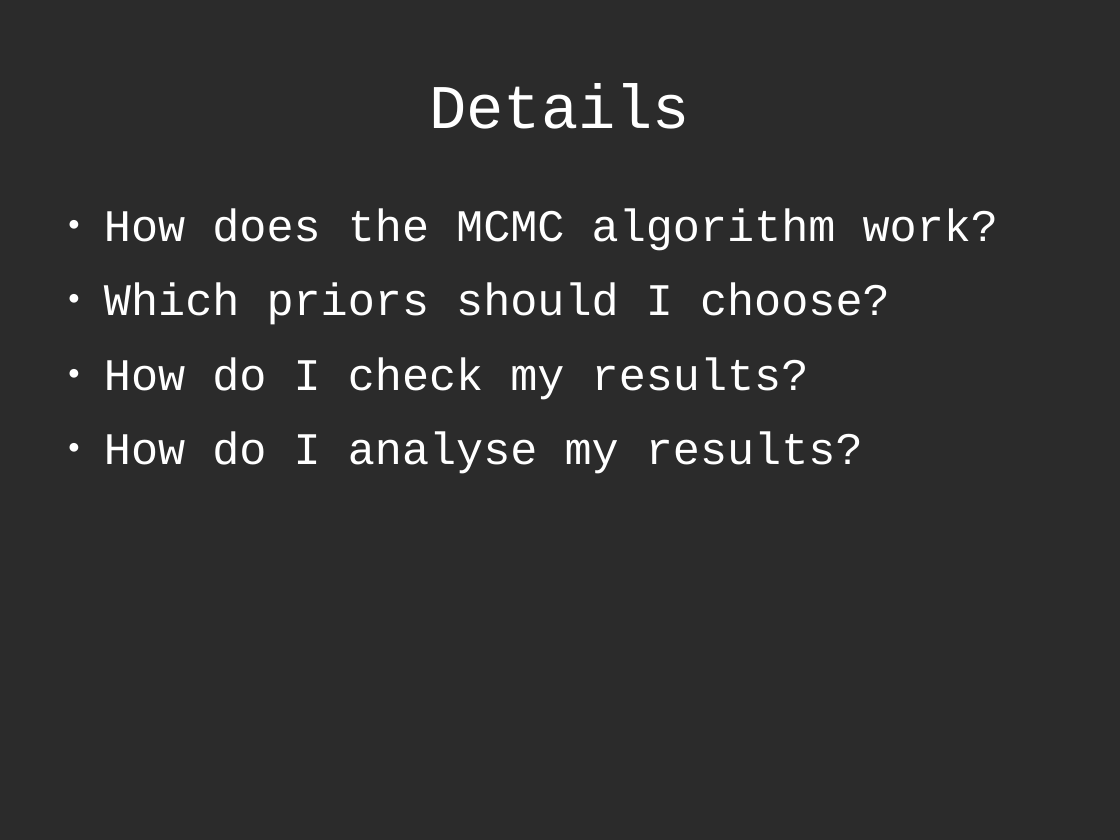
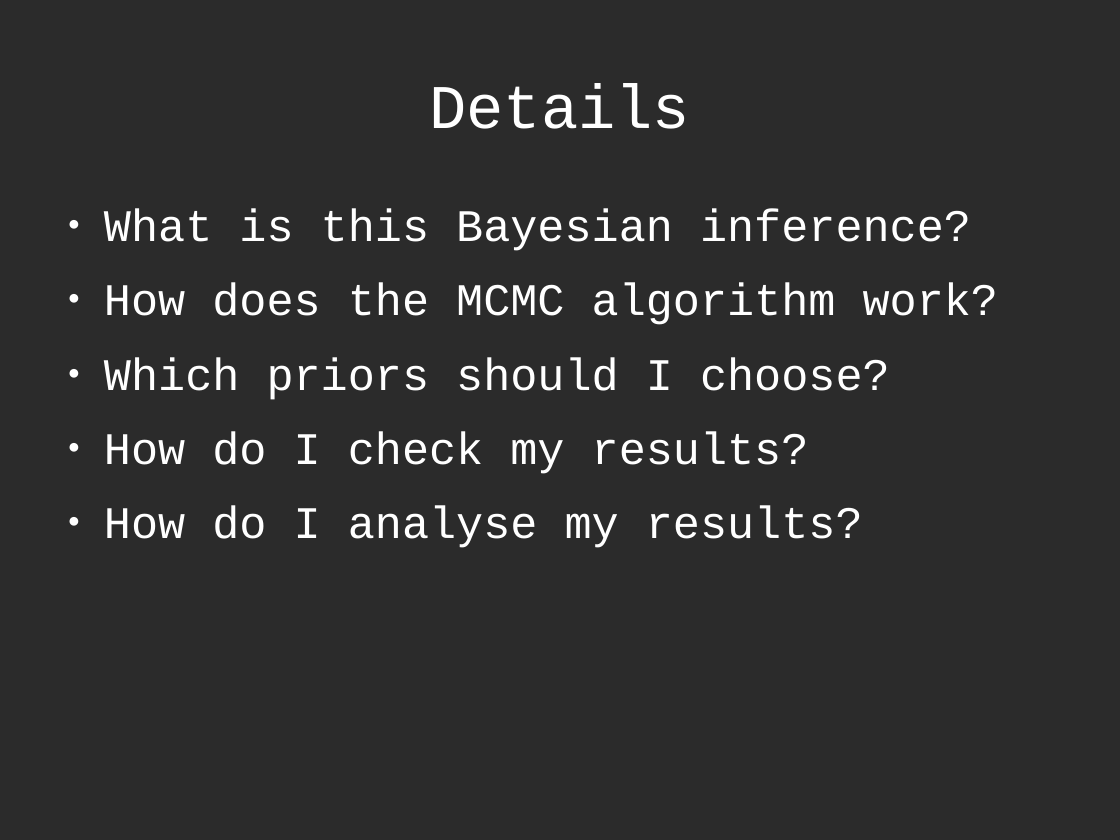
Before and after one commit to richelbilderbeek/Science, a slide deck: slide 6 of Bilderbeek2016Beast/Beast2.odp. Drawn at 1120x840 pixels with LibreOffice and Linux fonts; fonts in the diff are those of the drawing; background and template pictures are left out; a plain dark background stands for a picture behind light text. Boxes give left, top, right and bottom in pixels: in the first picture for what was removed or moved away, otherwise in the second. Text is boxed around its words. In the diff, an @@ line names an element or a change of style, - is before the commit and + after.

```diff
--- a/Bilderbeek2016Beast/Beast2.odp
+++ b/Bilderbeek2016Beast/Beast2.odp
@@ text at bbox=[104, 209, 971, 251]: paragraph added @@
+● What is this Bayesian inference?
```
Also in this commit, not shown: 1 other slide changed, 7 slides added, 6 other files.
